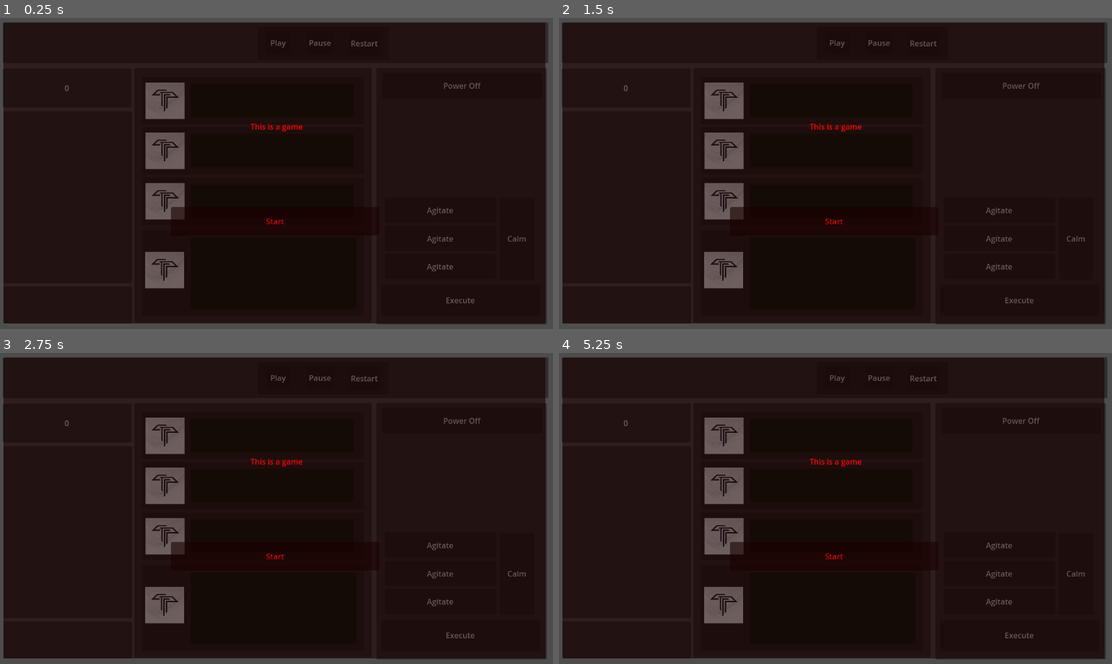
Above: before the commit, frames 1-4 (two rows, left to right).
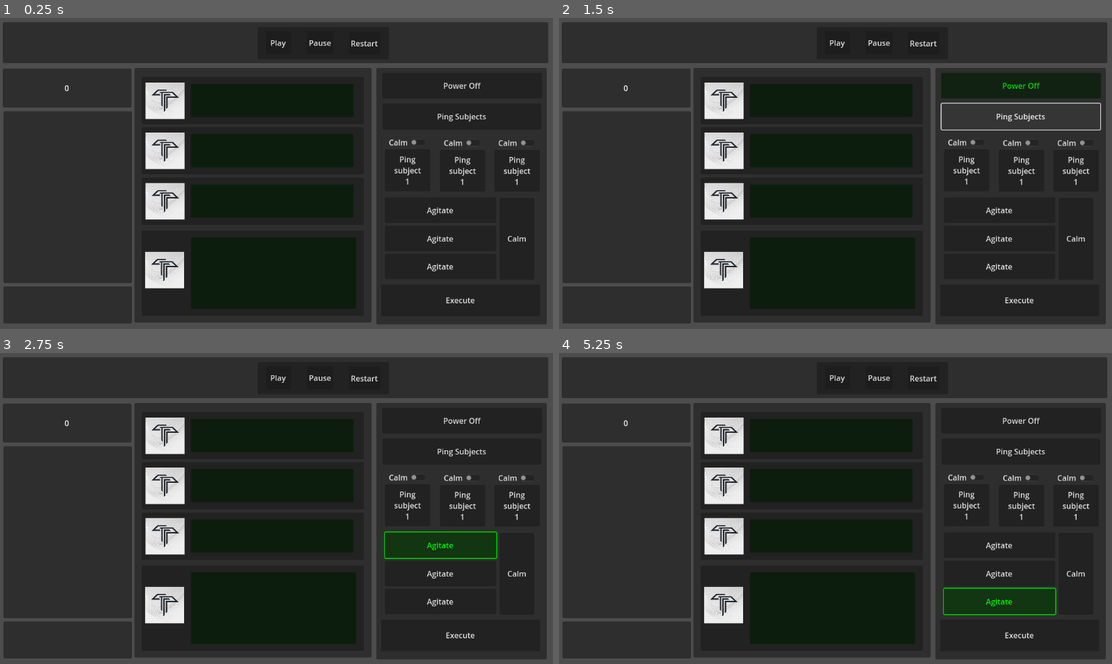
Above: after the commit, the same moments.

Repository: andrewpressman/MonsterManagement
Game: Godot game, scene res://Game Screen.tscn
The game is run twice, just before and just after one commit, with the same random seed, the same clock (stepped at 60 frames per second) and the same inputs. Sound files missing from this copy of the repository are replaced by a short silence.
Inputs (mouse positions are in pixels of both pictures, inside the frame that each line leads up to):
- Up to frame 1 (0.25 s): no input
- Up to frame 2 (1.5 s): click "Power Off" at 0.5 s; click (1023, 117) at 1.25 s, where only the run after the commit has a clickable "Ping Subjects"
- Up to frame 3 (2.75 s): click "Agitate" at 2 s
- Up to frame 4 (5.25 s): click "Agitate" at 2.75 s; click "Calm" at 3.5 s; click (968, 477) at 4.25 s, where only the run after the commit has a clickable "Anger"; click "Agitate" at 5 s

The runs differ from the first frame. In frame 1, 52% of the frame differs, in the area x 0-99%, y 1-99%; in frame 2, 54%; in frame 3, 54%; in frame 4, 54%.

Commit message:
added in character ping buttons

Diff:
--- a/Actions.gd
+++ b/Actions.gd
@@ -2,24 +2,46 @@
 
 var GameController: Node2D
 
+#Monster Controls
 var Agitate1Button: Button
 var Agitate2Button: Button
 var Agitate3Button: Button
 var CalmButton: Button
+
+#Power Controls
 var PowerOnButton: Button
 var PowerOffButton: Button
+
+#Character Controls
+var Char1Trigger : Button
+var Char1Type : Button
+var Char2Trigger : Button
+var Char2Type : Button
+var Char3Trigger : Button
+var Char3Type : Button
+
 var executeButton: Button
 
 var selectedButton: Button  # Stores the currently selected button
 
 func _ready():
-	Agitate1Button = $Agitate1
-	Agitate2Button = $Agitate2
-	Agitate3Button = $Agitate3
-	CalmButton = $Calm
+	Agitate1Button = $Monster/Agitate1
+	Agitate2Button = $Monster/Agitate2
+	Agitate3Button = $Monster/Agitate3
+
+	CalmButton = $Monster/Calm
 	executeButton = $Execute
-	PowerOnButton = $PowerOn
-	PowerOffButton = $PowerOff
+
+	PowerOnButton = $Environment/Power/PowerOn
+	PowerOffButton = $Environment/Power/PowerOff
+
+	Char1Trigger = $Char1Ping/PingType
+	Char1Type = $Char1Ping/PingTrigger
+	#Char2Trigger = $Char2Ping/PingType
+	#Char2Type = $Char2Ping/PingTrigger
+	#Char3Trigger = $Char3Ping/PingType
+	#Char3Type = $Char3Ping/PingTrigger
+
 	GameController = get_parent()
 	# Initially, no button is selected
 	selectedButton = null
--- /dev/null
+++ b/CharacterPing.gd
@@ -0,0 +1,18 @@
+extends Node
+
+var PingType : CheckButton
+var PingTrigger : Button
+
+
+func _ready():
+	PingTrigger = $PingTrigger
+	PingType = $PingType
+
+	# Connect the CheckButton's "toggled" signal to the "_on_check_button_toggled" method
+
+func _on_check_button_toggled(button_pressed):
+	# Check if the CheckButton is checked
+	if PingType.is_pressed():
+		PingType.text = "Anger"
+	else:
+		PingType.text = "Calm"
--- a/Game Screen.tscn
+++ b/Game Screen.tscn
@@ -7,6 +7,7 @@
 [ext_resource type="Script" path="res://Actions.gd" id="3_aqjdg"]
 [ext_resource type="Script" path="res://Character.gd" id="3_o7a42"]
 [ext_resource type="Texture2D" uid="uid://ea8a3ckdjpp2" path="res://Assets/RTEVaPZh_400x400.jpg" id="4_75rfu"]
+[ext_resource type="Script" path="res://CharacterPing.gd" id="5_1bmgd"]
 
 [sub_resource type="Theme" id="Theme_ks27t"]
 
@@ -33,52 +34,116 @@
 offset_bottom = 637.0
 script = ExtResource("3_aqjdg")
 
-[node name="PowerOn" type="Button" parent="Actions"]
-layout_mode = 0
-offset_left = 12.0
-offset_top = 10.0
-offset_right = 344.0
-offset_bottom = 63.0
+[node name="Environment" type="Node" parent="Actions"]
+
+[node name="PingAll" type="Button" parent="Actions/Environment"]
+offset_left = 794.0
+offset_top = 178.0
+offset_right = 1123.0
+offset_bottom = 232.0
+text = "Ping Subjects"
+
+[node name="Power" type="Node" parent="Actions/Environment"]
+
+[node name="PowerOn" type="Button" parent="Actions/Environment/Power"]
+offset_left = 793.0
+offset_top = 114.0
+offset_right = 1125.0
+offset_bottom = 167.0
 text = "Power On"
 
-[node name="PowerOff" type="Button" parent="Actions"]
-layout_mode = 0
-offset_left = 12.0
-offset_top = 10.0
-offset_right = 344.0
-offset_bottom = 63.0
+[node name="PowerOff" type="Button" parent="Actions/Environment/Power"]
+offset_left = 793.0
+offset_top = 114.0
+offset_right = 1125.0
+offset_bottom = 167.0
 text = "Power Off"
 
-[node name="Agitate1" type="Button" parent="Actions"]
-layout_mode = 0
-offset_left = 18.0
-offset_top = 269.0
-offset_right = 249.0
-offset_bottom = 322.0
+[node name="Char1Ping" type="Node" parent="Actions/Environment"]
+script = ExtResource("5_1bmgd")
+
+[node name="PingType" type="CheckButton" parent="Actions/Environment/Char1Ping"]
+offset_left = 801.0
+offset_top = 242.0
+offset_right = 889.0
+offset_bottom = 275.0
+text = "Calm"
+
+[node name="PingTrigger" type="Button" parent="Actions/Environment/Char1Ping"]
+offset_left = 799.0
+offset_top = 273.0
+offset_right = 893.0
+offset_bottom = 360.0
+text = "Ping
+subject
+1"
+
+[node name="Char2Ping" type="Node" parent="Actions/Environment"]
+script = ExtResource("5_1bmgd")
+
+[node name="PingType" type="CheckButton" parent="Actions/Environment/Char2Ping"]
+offset_left = 915.0
+offset_top = 243.0
+offset_right = 1003.0
+offset_bottom = 276.0
+text = "Calm"
+
+[node name="PingTrigger" type="Button" parent="Actions/Environment/Char2Ping"]
+offset_left = 913.0
+offset_top = 274.0
+offset_right = 1007.0
+offset_bottom = 361.0
+text = "Ping
+subject
+1"
+
+[node name="Char3Ping" type="Node" parent="Actions/Environment"]
+script = ExtResource("5_1bmgd")
+
+[node name="PingType" type="CheckButton" parent="Actions/Environment/Char3Ping"]
+offset_left = 1028.0
+offset_top = 243.0
+offset_right = 1116.0
+offset_bottom = 276.0
+text = "Calm"
+
+[node name="PingTrigger" type="Button" parent="Actions/Environment/Char3Ping"]
+offset_left = 1026.0
+offset_top = 274.0
+offset_right = 1120.0
+offset_bottom = 361.0
+text = "Ping
+subject
+1"
+
+[node name="Monster" type="Node" parent="Actions"]
+
+[node name="Agitate1" type="Button" parent="Actions/Monster"]
+offset_left = 799.0
+offset_top = 373.0
+offset_right = 1030.0
+offset_bottom = 426.0
 text = "Agitate"
 
-[node name="Agitate2" type="Button" parent="Actions"]
-layout_mode = 0
-offset_left = 18.0
-offset_top = 328.0
-offset_right = 249.0
-offset_bottom = 381.0
+[node name="Agitate2" type="Button" parent="Actions/Monster"]
+offset_left = 799.0
+offset_top = 432.0
+offset_right = 1030.0
+offset_bottom = 485.0
 text = "Agitate"
 
-[node name="Agitate3" type="Button" parent="Actions"]
-layout_mode = 0
-offset_left = 18.0
-offset_top = 386.0
-offset_right = 249.0
-offset_bottom = 439.0
+[node name="Agitate3" type="Button" parent="Actions/Monster"]
+offset_left = 799.0
+offset_top = 490.0
+offset_right = 1030.0
+offset_bottom = 543.0
 text = "Agitate"
 
-[node name="Calm" type="Button" parent="Actions"]
-layout_mode = 0
-offset_left = 256.0
-offset_top = 270.0
-offset_right = 328.0
-offset_bottom = 440.0
+[node name="Calm" type="Button" parent="Actions/Monster"]
+offset_left = 1037.0
+offset_top = 374.0
+offset_right = 1109.0
+offset_bottom = 544.0
 text = "Calm"
 
 [node name="Execute" type="Button" parent="Actions"]
@@ -236,6 +301,7 @@
 offset_bottom = 551.0
 
 [node name="Menu" type="Node2D" parent="."]
+visible = false
 
 [node name="MenuBox" type="Panel" parent="Menu"]
 offset_left = 7.0
@@ -263,10 +329,10 @@
 
 [node name="GameOver" type="Label" parent="Menu/MenuBox"]
 layout_mode = 0
-offset_left = 468.0
-offset_top = 289.0
-offset_right = 659.0
-offset_bottom = 336.0
+offset_left = 469.0
+offset_top = 274.0
+offset_right = 660.0
+offset_bottom = 321.0
 text = "Game Over, try agian?"
 horizontal_alignment = 1
 vertical_alignment = 1
@@ -282,12 +348,15 @@
 vertical_alignment = 1
 
 [connection signal="timeout" from="Clock" to="Clock" method="_on_timer_timeout"]
-[connection signal="pressed" from="Actions/PowerOn" to="Actions" method="_on_PowerOn_pressed"]
-[connection signal="pressed" from="Actions/PowerOff" to="Actions" method="_on_PowerOff_pressed"]
-[connection signal="pressed" from="Actions/Agitate1" to="Actions" method="_on_Agitate1_pressed"]
-[connection signal="pressed" from="Actions/Agitate2" to="Actions" method="_on_Agitate2_pressed"]
-[connection signal="pressed" from="Actions/Agitate3" to="Actions" method="_on_Agitate3_pressed"]
-[connection signal="pressed" from="Actions/Calm" to="Actions" method="_on_Calm_pressed"]
+[connection signal="pressed" from="Actions/Environment/Power/PowerOn" to="Actions" method="_on_PowerOn_pressed"]
+[connection signal="pressed" from="Actions/Environment/Power/PowerOff" to="Actions" method="_on_PowerOff_pressed"]
+[connection signal="toggled" from="Actions/Environment/Char1Ping/PingType" to="Actions/Environment/Char1Ping" method="_on_check_button_toggled"]
+[connection signal="toggled" from="Actions/Environment/Char2Ping/PingType" to="Actions/Environment/Char2Ping" method="_on_check_button_toggled"]
+[connection signal="toggled" from="Actions/Environment/Char3Ping/PingType" to="Actions/Environment/Char3Ping" method="_on_check_button_toggled"]
+[connection signal="pressed" from="Actions/Monster/Agitate1" to="Actions" method="_on_Agitate1_pressed"]
+[connection signal="pressed" from="Actions/Monster/Agitate2" to="Actions" method="_on_Agitate2_pressed"]
+[connection signal="pressed" from="Actions/Monster/Agitate3" to="Actions" method="_on_Agitate3_pressed"]
+[connection signal="pressed" from="Actions/Monster/Calm" to="Actions" method="_on_Calm_pressed"]
 [connection signal="pressed" from="Actions/Execute" to="Actions" method="_on_execute_button_pressed"]
 [connection signal="pressed" from="Audio Controller/Play" to="Audio Controller" method="_on_PlayButton_pressed"]
 [connection signal="pressed" from="Audio Controller/Pause" to="Audio Controller" method="_on_PauseButton_pressed"]
Not shown: 1 places in Game Screen.tscn that only renumber resources
